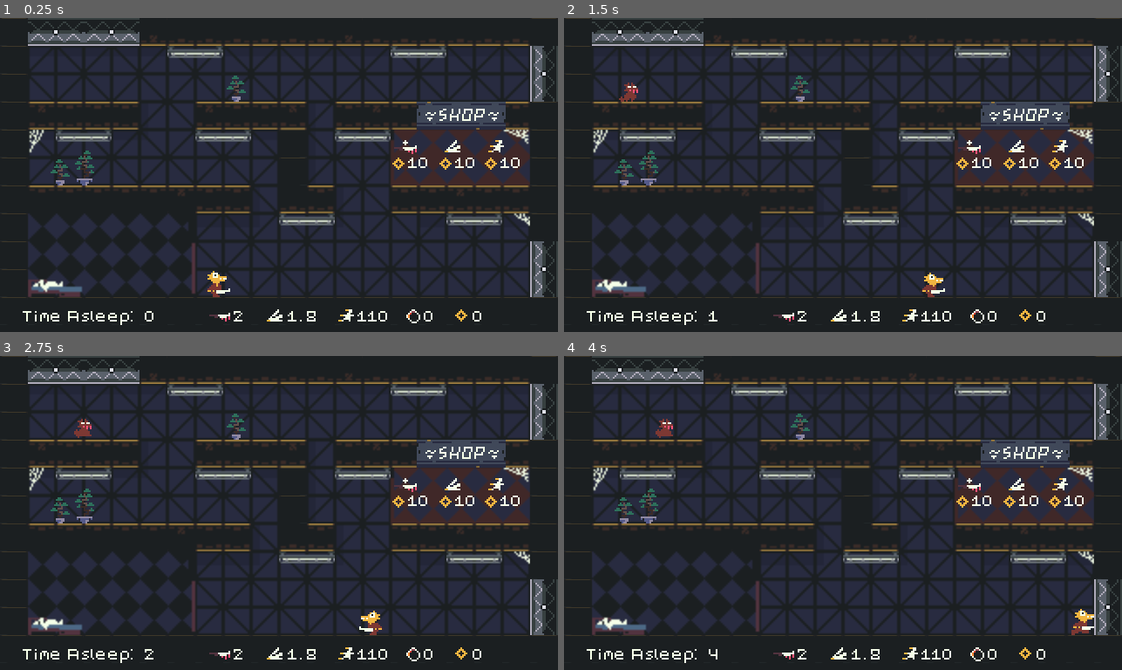
Above: before the commit, frames 1-4 (two rows, left to right).
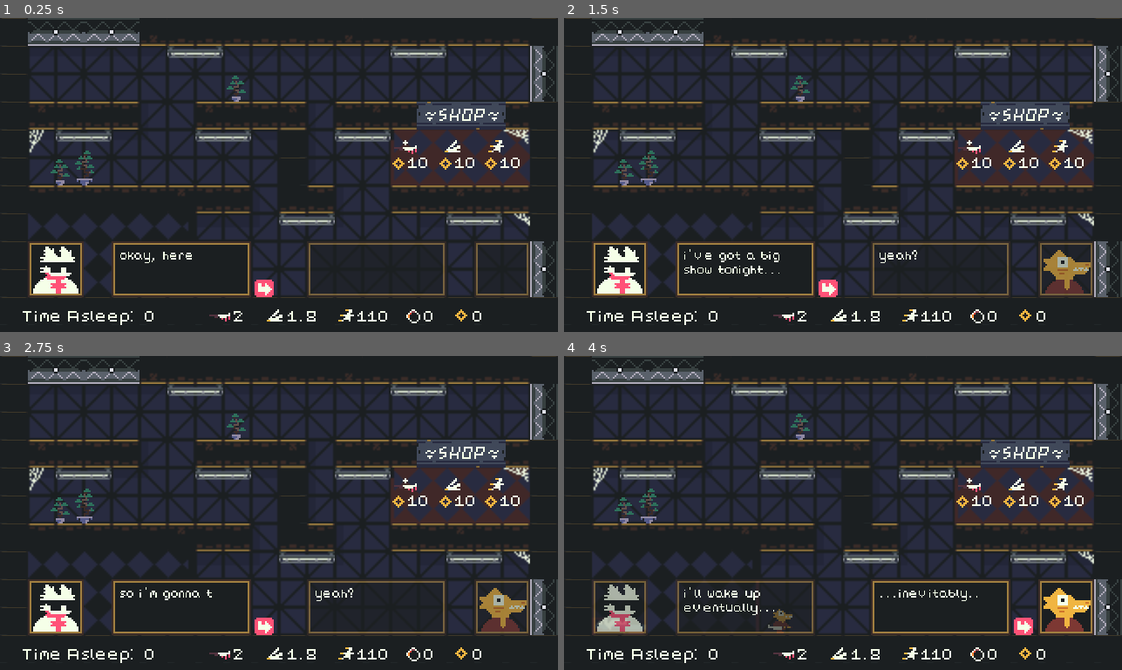
Above: after the commit, the same moments.

Repository: vakkiri/LD50
Game: Godot game, scene res://scenes/Level.tscn
Same seed, same stepped clock (60 frames per second), same inputs: the game is played once before the commit and once after it.
Inputs:
- Up to frame 1 (0.25 s): no input
- Up to frame 2 (1.5 s): tap Enter (dialogue_next, bound only after the commit) at 0.5, 0.6 s; hold Right (player_right) from 0.53 s (still down); tap Up (player_up) at 0.77 s; tap Z (player_attack) at 1.35 s
- Up to frame 3 (2.75 s): tap Up (player_up) at 1.52 s; tap Enter (dialogue_next, bound only after the commit) at 1.55, 2.3 s; release Right (player_right) at 2.03 s; hold Left (player_left) from 2.03 s (still down); tap C (player_bomb) at 2.1 s
- Up to frame 4 (4 s): release Left (player_left) at 2.78 s; hold Right (player_right) from 2.78 s (still down); tap X (player_dash) at 2.85 s; tap Up (player_up) at 3.02, 3.77 s; tap Enter (dialogue_next, bound only after the commit) at 3.05, 3.6 s

The runs differ from the first frame. In frame 1, 4.6% of the frame differs, in the area x 5-95%, y 71-89%; in frame 2, 5.7%; in frame 3, 5.7%; in frame 4, 6.7%, in the area x 5-95%, y 20-97%.

Commit message:
Dialogue

Diff:
--- a/MonsterSpawner.gd
+++ b/MonsterSpawner.gd
@@ -20,6 +20,9 @@
 var big_dog_spawn_rate = 9
 var big_rac_spawn_rate = 15
 var spawn_index = 0
+
+var boss_spawned = false
+var boss_spawn_time = 215
 
 # Called when the node enters the scene tree for the first time.
 func _ready():
@@ -53,6 +56,9 @@
 # Called every frame. 'delta' is the elapsed time since the previous frame.
 func _process(delta):
 	if active:
+		if not boss_spawned and get_parent().time_asleep >= boss_spawn_time:
+			# todo spawn boss
+			boss_spawned = true
 		if spawn_delay > 0.0:
 			spawn_delay -= delta
 		else:
--- /dev/null
+++ b/assets/text/intro.json
@@ -0,0 +1,93 @@
+{
+	"0": {
+		"actions": [
+			{
+				"action": "set_condition",
+				"args": {
+					"name": "viewed_intro",
+					"value": true
+				}
+			}
+		],
+		"conditions": {
+			"viewed_intro": null
+		},
+		"messages": [
+			{
+				"speaker": "cat",
+				"side": "left",
+				"message": "okay, here's the deal."
+			},
+			{
+				"speaker": "gator",
+				"side": "right",
+				"message": "yeah?"
+			},
+			{
+				"speaker": "cat",
+				"side": "left",
+				"message": "i've got a big show tonight..."
+			},
+			{
+				"speaker": "cat",
+				"side": "left",
+				"message": "and i'm tired as hell."
+			},
+			{
+				"speaker": "cat",
+				"side": "left",
+				"message": "so i'm gonna take a nap."
+			},
+			{
+				"speaker": "cat",
+				"side": "left",
+				"message": "i'll wake up eventually..."
+			},
+			{
+				"speaker": "gator",
+				"side": "right",
+				"message": "...inevitably..."
+			},
+ 			{
+				"speaker": "cat",
+				"side": "left",
+				"message": "yeah whatever."
+			},
+			{
+				"speaker": "cat",
+				"side": "left",
+				"message": "anyway, just make sure no one wakes me up."
+			},
+			{
+				"speaker": "cat",
+				"side": "left",
+				"message": "someone's been posting my location online..."
+			},
+			{
+				"speaker": "cat",
+				"side": "left",
+				"message": "and if i wake up to some nasty fans..."
+			},
+			{
+				"speaker": "cat",
+				"side": "left",
+				"message": "...knocking on my door..."
+			},
+			{
+				"speaker": "cat",
+				"side": "left",
+				"message": "i'm gonna be real pissed."
+			},
+			{
+				"speaker": "cat",
+				"side": "left",
+				"message": "so make sure that doesn't happen :)"
+			},
+			{
+				"speaker": "gator",
+				"side": "right",
+				"message": "i'll handle it. go take your nap."
+			}
+		]
+	}
+}
--- /dev/null
+++ b/assets/text/lose.json
@@ -0,0 +1,57 @@
+{
+	"0": {
+		"actions": [
+			{
+				"action": "set_condition",
+				"args": {
+					"name": "viewed_intro",
+					"value": true
+				}
+			}
+		],
+		"conditions": {
+		},
+		"messages": [
+			{
+				"speaker": "cat",
+				"side": "left",
+				"message": "asdgasdgas ARE YOU KIDDING ME."
+			},
+			{
+				"speaker": "gator",
+				"side": "right",
+				"message": "ummmm... sorry..."
+			},
+			{
+				"speaker": "gator",
+				"side": "right",
+				"message": "things got kinda out of hand."
+			},
+			{
+				"speaker": "gator",
+				"side": "right",
+				"message": "on the bright side though..."
+			},
+			{
+				"speaker": "gator",
+				"side": "right",
+				"message": "your fans love you so much..."
+			},
+			{
+				"speaker": "gator",
+				"side": "right",
+				"message": "they're willing to die to see you..."
+			},
+			{
+				"speaker": "cat",
+				"side": "left",
+				"message": "I. DON'T CARE."
+			},
+			{
+				"speaker": "cat",
+				"side": "left",
+				"message": "YOU'RE FIRED."
+			}
+		]
+	}
+}
--- /dev/null
+++ b/assets/text/win.json
@@ -0,0 +1,37 @@
+{
+	"0": {
+		"actions": [
+			{
+				"action": "set_condition",
+				"args": {
+					"name": "viewed_intro",
+					"value": true
+				}
+			}
+		],
+		"conditions": {
+		},
+		"messages": [
+			{
+				"speaker": "cat",
+				"side": "left",
+				"message": "**yaaaawn**"
+			},
+			{
+				"speaker": "cat",
+				"side": "left",
+				"message": "that was a great nap :3"
+			},
+			{
+				"speaker": "cat",
+				"side": "left",
+				"message": "wanna go get a burger?"
+			},
+			{
+				"speaker": "gator",
+				"side": "right",
+				"message": "hell yeah, i'm starving"
+			}
+		]
+	}
+}
--- a/default_bus_layout.tres
+++ b/default_bus_layout.tres
@@ -1,4 +1,3 @@
 [gd_resource type="AudioBusLayout" format=2]
 
 [resource]
-bus/0/mute = true
--- a/project.godot
+++ b/project.godot
@@ -17,6 +17,8 @@
 [autoload]
 
 Level1Music="*res://scenes/Level1Music.tscn"
+TextSound="*res://scenes/ui/TextSound.tscn"
+GameState="*res://scenes/GameState.tscn"
 
 [display]
 
@@ -71,6 +73,11 @@
 , Object(InputEventKey,"resource_local_to_scene":false,"resource_name":"","device":0,"alt":false,"shift":false,"control":false,"meta":false,"command":false,"pressed":false,"scancode":69,"physical_scancode":0,"unicode":0,"echo":false,"script":null)
  ]
 }
+dialogue_next={
+"deadzone": 0.5,
+"events": [ Object(InputEventKey,"resource_local_to_scene":false,"resource_name":"","device":0,"alt":false,"shift":false,"control":false,"meta":false,"command":false,"pressed":false,"scancode":16777221,"physical_scancode":0,"unicode":0,"echo":false,"script":null)
+ ]
+}
 
 [physics]
 
--- /dev/null
+++ b/scenes/GameState.gd
@@ -0,0 +1,12 @@
+extends Node
+
+
+var dialogue_conditions = {
+}
+
+
+func get_condition(cond):
+	if cond in dialogue_conditions:
+		return dialogue_conditions[cond]
+	else:
+		return null
--- /dev/null
+++ b/scenes/GameState.tscn
@@ -0,0 +1,6 @@
+[gd_scene load_steps=2 format=2]
+
+[ext_resource path="res://scenes/GameState.gd" type="Script" id=1]
+
+[node name="GameState" type="Node"]
+script = ExtResource( 1 )
--- a/scenes/Level.gd
+++ b/scenes/Level.gd
@@ -1,26 +1,50 @@
 extends Node2D
 
 
+const DIALOGUE = preload("res://scenes/ui/Dialogue.tscn")
 var time_asleep = 0.0
-
+var lose_timer = 1.0
+var max_time = 300.0
+var finished = false
 
 # Called when the node enters the scene tree for the first time.
 func _ready():
+	update_text()
+	var d = DIALOGUE.instance()
+	d.init("intro")
+	add_child(d)
 	if not Level1Music.playing:
 		Level1Music.play()
+
+
+func update_text():
+	$TimeAsleepText.set_text("Time Asleep: " + str(int(time_asleep)))
+	$CoinsText.set_text(str($Player.coins))
+	$BombText.set_text(str($Player.bombs))
+	$AttackText.set_text(str($Player.attack_damage))
+	$AttackSpeedText.set_text(str(1.0 / $Player.attack_speed).substr(0, 3))
+	$SpeedText.set_text(str($Player.MAX_VELOCITY.x))
 
 
 # Called every frame. 'delta' is the elapsed time since the previous frame.
 func _process(delta):
 	# doing this per frame is dumb but whatever, im lazy and time constrained
-	if not $BedroomDoor.visible:
-		time_asleep += delta
-		$TimeAsleepText.set_text("Time Asleep: " + str(int(time_asleep)))
-		$CoinsText.set_text(str($Player.coins))
-		$BombText.set_text(str($Player.bombs))
-		$AttackText.set_text(str($Player.attack_damage))
-		$AttackSpeedText.set_text(str(1.0 / $Player.attack_speed).substr(0, 3))
-		$SpeedText.set_text(str($Player.MAX_VELOCITY.x))
+	if not finished:
+		if not $BedroomDoor.visible:
+			time_asleep += delta
+			update_text()
+			if time_asleep >= max_time:
+				var d = DIALOGUE.instance()
+				d.init("win")
+				add_child(d)
+				finished = true
+		else:
+			lose_timer -= delta
+			if lose_timer <= 0.0:
+				var d = DIALOGUE.instance()
+				d.init("lose")
+				add_child(d)
+				finished = true
 
 
 func lose():
--- a/scenes/Level.tscn
+++ b/scenes/Level.tscn
@@ -224,6 +224,7 @@
 
 [node name="MonsterSpawner" parent="." instance=ExtResource( 5 )]
 position = Vector2( 26, -29 )
+spawn_delay = 5.0
 
 [node name="MonsterSpawner2" parent="." instance=ExtResource( 5 )]
 position = Vector2( 348, 31 )
@@ -232,7 +233,8 @@
 [node name="MonsterSpawner3" parent="." instance=ExtResource( 5 )]
 position = Vector2( 348, 144 )
 initial_time = 15.0
-spawn_delay = 40.0
+spawn_delay = 45.0
+spawn_speedup = 0.3
 
 [node name="Target" type="Node2D" parent="."]
 position = Vector2( 115, 155 )
--- a/scenes/Level1Music.tscn
+++ b/scenes/Level1Music.tscn
@@ -3,4 +3,5 @@
 [ext_resource path="res://assets/audio/gatoraid.wav" type="AudioStream" id=1]
 
 [node name="Level1Music" type="AudioStreamPlayer"]
+pause_mode = 2
 stream = ExtResource( 1 )
--- a/scenes/MonsterBig.gd
+++ b/scenes/MonsterBig.gd
@@ -118,10 +118,9 @@
 			else:
 				velocity.x = 0
 
-			if hit_timer <= 0.0:
-				_process_environment(delta)
-				_bound_vars()
-				_process_movement(delta)
+			_process_environment(delta)
+			_bound_vars()
+			_process_movement(delta)
 
 			nav_timer -= delta
 			if nav_timer <= 0.0:
--- a/scenes/Player.tscn
+++ b/scenes/Player.tscn
@@ -90,7 +90,6 @@
 [node name="AnimatedSprite" type="AnimatedSprite" parent="."]
 frames = SubResource( 1 )
 animation = "pre_dash"
-frame = 1
 playing = true
 
 [node name="CollisionShape2D" type="CollisionShape2D" parent="."]
--- /dev/null
+++ b/scenes/ui/Dialogue.gd
@@ -0,0 +1,148 @@
+extends CanvasLayer
+
+
+var messages = []
+var actions = []
+var next_speaker = "right"
+var index = 0
+
+var active_modulate = Color(1.0, 1.0, 1.0, 1.0)
+var inactive_modulate = Color(1.0, 1.0, 1.0, 0.65)
+
+var portraits = {
+	"gator": load("res://assets/ui/gatorportrait.png"),
+	"cat": load("res://assets/ui/catportrait.png"),
+}
+
+
+# Called when the node enters the scene tree for the first time.
+func _ready():
+	get_tree().paused = true
+	$LeftText.set_text("")
+	$RightText.set_text("")
+	$RightPortrait.self_modulate = inactive_modulate
+	$RightPortraitBG.self_modulate = inactive_modulate
+	$RightText.self_modulate = inactive_modulate
+	$RightTextBG.self_modulate = inactive_modulate
+	$LeftPortrait.self_modulate = inactive_modulate
+	$LeftPortraitBG.self_modulate = inactive_modulate
+	$LeftText.self_modulate = inactive_modulate
+	$LeftTextBG.self_modulate = inactive_modulate
+	$RightPortrait.visible = false
+	$LeftPortrait.visible = false
+	$LeftText.sound = TextSound
+	$LeftText.sound_pitch_range = Vector2(1.5, 1.5)
+	$RightText.sound = TextSound
+	$RightText.sound_pitch_range = Vector2(1.5, 1.5)
+
+
+func conditions_met(conditions):
+	for condition in conditions:
+		if GameState.get_condition(condition) != conditions[condition]:
+			return false
+	return true
+
+
+func init(script_name):
+	var file_path = "res://assets/text/" + script_name + ".json"
+	var f = File.new()
+	f.open(file_path, f.READ)
+	var script_dicts = JSON.parse(f.get_as_text()).result
+	for script_dict in script_dicts.values():
+		if conditions_met(script_dict["conditions"]):
+			if "messages" in script_dict:
+				messages = script_dict["messages"]
+			if "actions" in script_dict:
+				actions = script_dict["actions"]
+			break
+	f.close()
+
+
+func set_condition(args):
+	GameState.dialogue_conditions[args["name"]] = args["value"]
+
+
+func open_shop(args):
+	get_tree().get_root().find_node("World", true, false).active_area.show_shop()
+
+
+func enable_elevator(args):
+	# This relies on the npc being in the same area as the elevator
+	get_parent().get_node("Elevator").enabled = true
+
+
+func set_portrait():
+	if messages[index]["side"] == "right":
+		$RightPortrait.visible = true
+		$RightPortrait.texture = portraits[messages[index]["speaker"]]
+	elif messages[index]["side"] == "left":
+		$LeftPortrait.texture = portraits[messages[index]["speaker"]]
+		$LeftPortrait.visible = true
+
+
+func trigger_action(action):
+	call(action["action"], action["args"])
+
+
+func end():
+	# It's important to unpause before triggering actions,
+	# otherwise we will undo pauses set by alerts
+	get_tree().paused = false
+	for action in actions:
+		trigger_action(action)
+	queue_free()
+
+
+func load_left():
+	$LeftText.set_text(messages[index]["message"])
+	activate_left()
+
+
+func load_right():
+	$RightText.set_text(messages[index]["message"])
+	activate_right()
+
+
+func activate_right():
+	$RightPortrait.self_modulate = active_modulate
+	$RightPortraitBG.self_modulate = active_modulate
+	$RightText.self_modulate = active_modulate
+	$RightTextBG.self_modulate = active_modulate
+	$LeftPortrait.self_modulate = inactive_modulate
+	$LeftPortraitBG.self_modulate = inactive_modulate
+	$LeftText.self_modulate = inactive_modulate
+	$LeftTextBG.self_modulate = inactive_modulate
+	$RightNext.visible = true
+	$LeftNext.visible = false
+
+
+func activate_left():
+	$RightPortrait.self_modulate = inactive_modulate
+	$RightPortraitBG.self_modulate = inactive_modulate
+	$RightText.self_modulate = inactive_modulate
+	$RightTextBG.self_modulate = inactive_modulate
+	$LeftPortrait.self_modulate = active_modulate
+	$LeftPortraitBG.self_modulate = active_modulate
+	$LeftText.self_modulate = active_modulate
+	$LeftTextBG.self_modulate = active_modulate
+	$LeftNext.visible = true
+	$RightNext.visible = false
+
+
+func load_message():
+	if index < len(messages):
+		var message = messages[index]
+		if message["side"] == "left":
+			load_left()
+		else:
+			load_right()
+		set_portrait()
+	else:
+		end()
+	index += 1
+
+
+# Called every frame. 'delta' is the elapsed time since the previous frame.
+func _process(_delta):
+	if Input.is_action_just_pressed("dialogue_next") or index == 0:
+		load_message()
--- /dev/null
+++ b/scenes/ui/Dialogue.tscn
@@ -0,0 +1,85 @@
+[gd_scene load_steps=6 format=2]
+
+[ext_resource path="res://assets/ui/dialogue-bg.png" type="Texture" id=1]
+[ext_resource path="res://assets/ui/portrait-bg.png" type="Texture" id=2]
+[ext_resource path="res://assets/ui/next.png" type="Texture" id=3]
+[ext_resource path="res://scenes/ui/TextBlock.tscn" type="PackedScene" id=5]
+[ext_resource path="res://scenes/ui/Dialogue.gd" type="Script" id=6]
+
+[node name="Dialogue" type="CanvasLayer"]
+pause_mode = 2
+script = ExtResource( 6 )
+
+[node name="LeftTextBG" type="TextureRect" parent="."]
+margin_left = 64.0
+margin_top = 128.0
+margin_right = 204.0
+margin_bottom = 182.0
+texture = ExtResource( 1 )
+
+[node name="LeftPortraitBG" type="TextureRect" parent="."]
+margin_left = 16.0
+margin_top = 128.0
+margin_right = 56.0
+margin_bottom = 168.0
+texture = ExtResource( 2 )
+
+[node name="RightTextBG" type="TextureRect" parent="."]
+margin_left = 176.0
+margin_top = 128.0
+margin_right = 316.0
+margin_bottom = 182.0
+texture = ExtResource( 1 )
+
+[node name="RightPortraitBG" type="TextureRect" parent="."]
+margin_left = 272.0
+margin_top = 128.0
+margin_right = 312.0
+margin_bottom = 168.0
+texture = ExtResource( 2 )
+
+[node name="LeftPortrait" type="TextureRect" parent="."]
+margin_left = 18.0
+margin_top = 130.0
+margin_right = 58.0
+margin_bottom = 170.0
+
+[node name="RightPortrait" type="TextureRect" parent="."]
+margin_left = 274.0
+margin_top = 130.0
+margin_right = 314.0
+margin_bottom = 170.0
+
+[node name="LeftText" parent="." instance=ExtResource( 5 )]
+position = Vector2( 72, 136 )
+scale = Vector2( 0.75, 0.75 )
+text = "Hi, how are you?"
+line_width = 96
+lower_padding = 1
+space_size = 4
+immediate = false
+font = "ui_medium"
+
+[node name="RightText" parent="." instance=ExtResource( 5 )]
+position = Vector2( 184, 136 )
+scale = Vector2( 0.75, 0.75 )
+text = "Pretty good ty."
+line_width = 96
+lower_padding = 1
+space_size = 4
+immediate = false
+font = "ui_medium"
+
+[node name="LeftNext" type="TextureRect" parent="."]
+margin_left = 146.0
+margin_top = 150.0
+margin_right = 186.0
+margin_bottom = 190.0
+texture = ExtResource( 3 )
+
+[node name="RightNext" type="TextureRect" parent="."]
+margin_left = 258.0
+margin_top = 150.0
+margin_right = 298.0
+margin_bottom = 190.0
+texture = ExtResource( 3 )
--- /dev/null
+++ b/scenes/ui/TextSound.tscn
@@ -0,0 +1,8 @@
+[gd_scene load_steps=2 format=2]
+
+[ext_resource path="res://assets/audio/textsound.wav" type="AudioStream" id=1]
+
+[node name="TextSound" type="AudioStreamPlayer"]
+pause_mode = 2
+stream = ExtResource( 1 )
+volume_db = -8.829
Not shown, added: assets/audio/textsound.wav.import
Binary file added: assets/ui/catportrait.png
Not shown, added: assets/ui/catportrait.png.import
Binary file added: assets/ui/dialogue-bg.png
Not shown, added: assets/ui/dialogue-bg.png.import
Binary file added: assets/ui/gatorportrait.png
Not shown, added: assets/ui/gatorportrait.png.import
Binary file added: assets/ui/next.png
Not shown, added: assets/ui/next.png.import
Binary file added: assets/ui/portrait-bg.png
Not shown, added: assets/ui/portrait-bg.png.import
Not shown, added: assets/audio/textsound.wav
